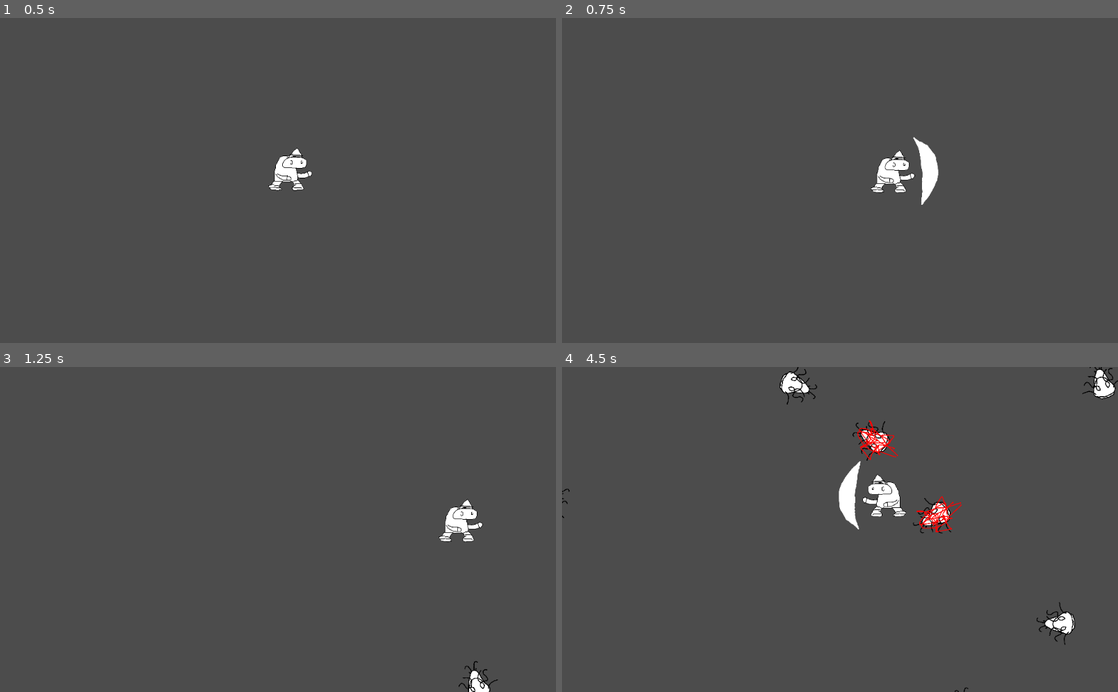
Above: before the commit, frames 1-4 (two rows, left to right).
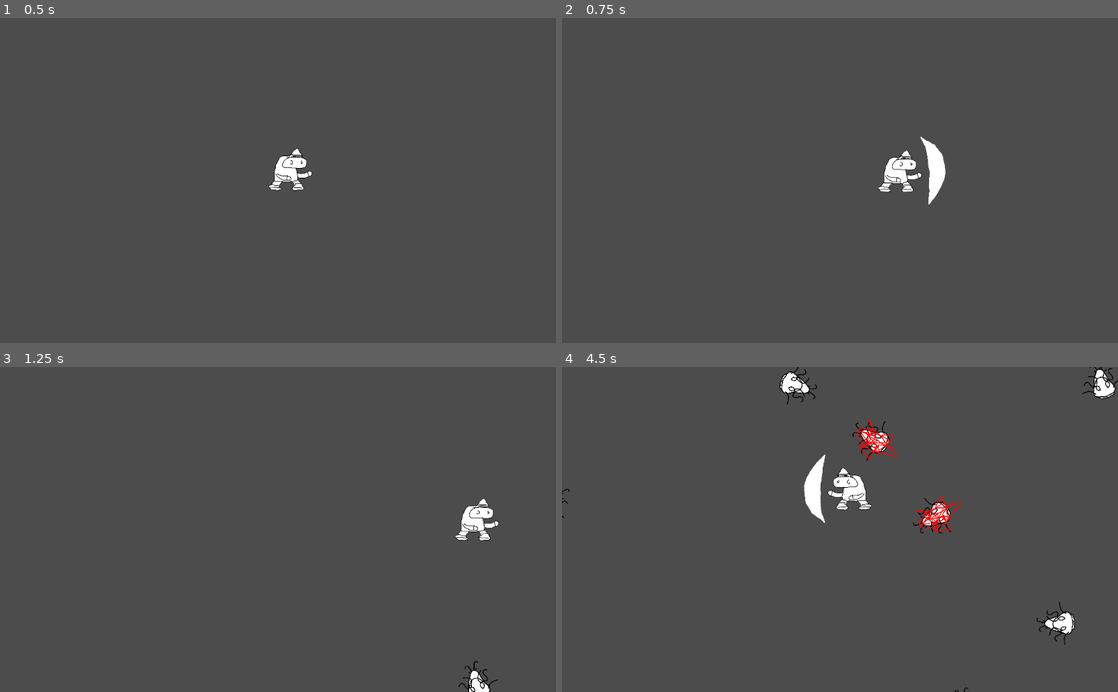
Above: after the commit, the same moments.

Repository: Snorps/deworming
Game: Godot game, scene res://Game.tscn
The game is run twice, just before and just after one commit, with the same random seed, the same clock (stepped at 60 frames per second) and the same inputs.
Inputs (mouse positions are in pixels of both pictures, inside the frame that each line leads up to):
- Up to frame 1 (0.5 s): no input
- Up to frame 2 (0.75 s): tap Enter at 0.5 s; move the mouse to (962, 164) at 0.52 s; hold D (move_right) from 0.53 s (still down); click (962, 164) at 0.67 s
- Up to frame 3 (1.25 s): keep holding D (move_right)
- Up to frame 4 (4.5 s): move the mouse to (728, 545) at 1.27 s; release D (move_right) at 1.28 s; hold S (move_down) 1.28-2.03 s; click (728, 545) at 1.42 s; move the mouse to (895, 458) at 2.02 s; hold D (move_right) 2.03-2.78 s; click (895, 458) at 2.17 s; move the mouse to (812, 594) at 2.77 s; hold W (move_up) 2.78-3.53 s; click (812, 594) at 2.92 s; move the mouse to (1006, 578) at 3.52 s; hold A (move_left) from 3.53 s (still down); click (1006, 578) at 3.67 s; move the mouse to (673, 480) at 4.27 s; click (673, 480) at 4.42 s

Frame 1 is identical in both runs. In frame 2, 1.0% of the frame differs, in the area x 55-69%, y 36-58%; in frame 3, 0.7%; in frame 4, 1.5%, in the area x 43-62%, y 26-50%.

Commit message:
Added melee recoil and cooldown.

Diff:
--- a/Scripts/Player.gd
+++ b/Scripts/Player.gd
@@ -5,6 +5,8 @@
 
 export var velocityStep = 160 # How fast the player will move (pixels/sec).
 export var velocityMultiplier = 0.75
+export var meleeCooldown = 0.7
+
 var screen_size # Size of the game window
 
 var velocity = Vector2.ZERO # The player's movement vector.
@@ -69,11 +71,16 @@
 
 
 
-
+var lastMeleeTime = 0
 func _input(event):
 	if event is InputEventMouseButton:
-		$HeldItemContainer/HeldItem/Melee.set_collision_layer_bit(0, 1)
-		$HeldItemContainer/HeldItem/Melee/MeleeSprite.play("swing")
+		if lastMeleeTime < OS.get_ticks_msec() - (meleeCooldown * 1000):
+			lastMeleeTime = OS.get_ticks_msec()
+			$HeldItemContainer/HeldItem/Melee.set_collision_layer_bit(0, 1)
+			$HeldItemContainer/HeldItem/Melee/MeleeSprite.play("swing")
+			var time_in_seconds = 0.03
+			yield(get_tree().create_timer(time_in_seconds), "timeout")
+			velocity += $HeldItemContainer.get_global_transform().x.normalized() * 600
 	elif event is InputEventMouseMotion:
 		$HeldItemContainer.look_at(event.position)
 
